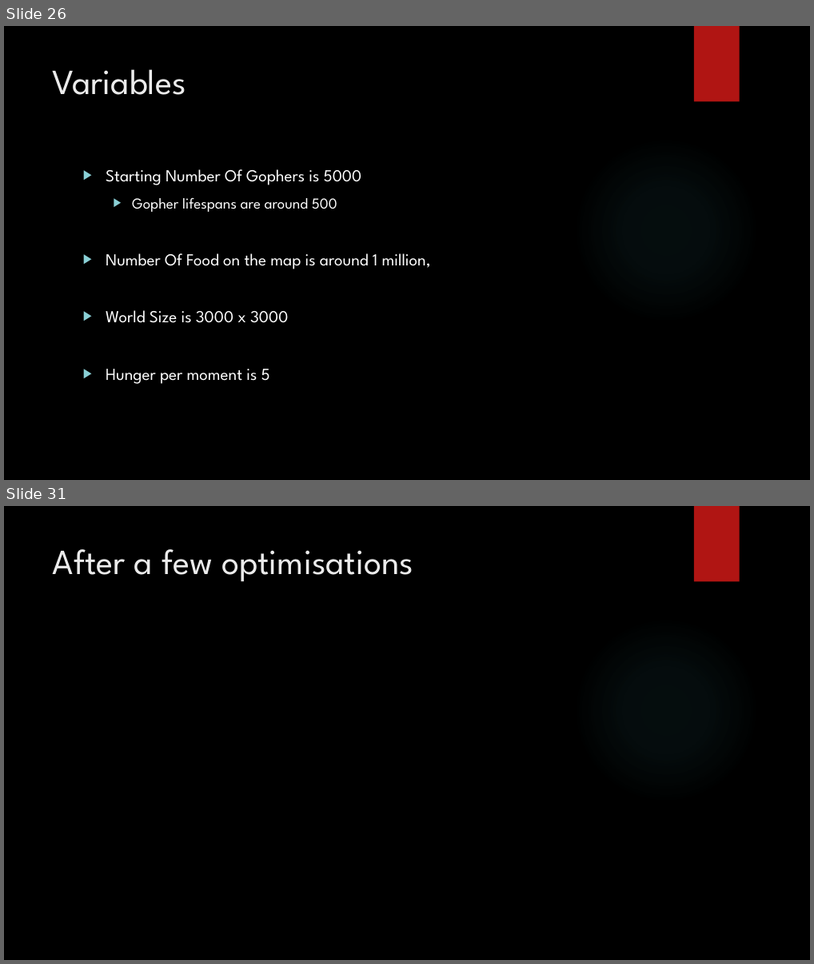
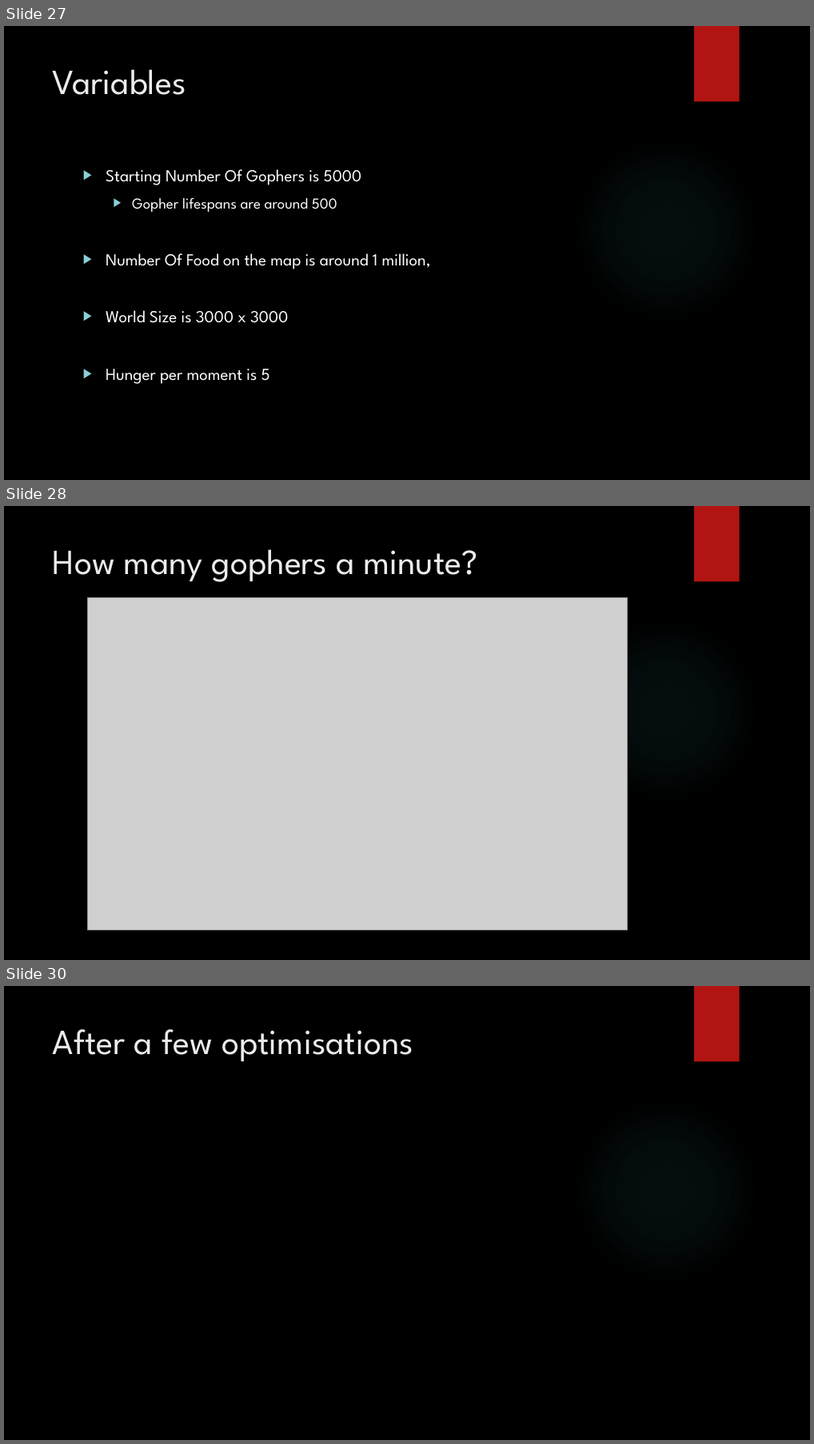
Before and after one commit to jaminologist/GopherLife, a slide deck: GopherLife.pptx. Shown one above the other, each under a label of ours: slides 26 and 31 before the commit, slides 27, 28 and 30 after it; the slides between them are not shown. The pictures are 814x964 and 814x1444 pixels, drawn with LibreOffice and Linux fonts; fonts in the diff are those of the drawing; grey boxes stand for pictures; background and template pictures are left out. Boxes give left, top, right and bottom in pixels: in the first picture for what was removed or moved away, otherwise in the second. Text is boxed around its words. In the diff, an @@ line names an element or a change of style, - is before the commit and + after.

```diff
--- a/GopherLife.pptx
+++ b/GopherLife.pptx
@@ slide 28 added at bbox=[4, 506, 810, 960], background picture (left out); not listed: 2 template elements that a slide beside it also shows @@
@@ title added at bbox=[53, 549, 478, 582], 42 pt, text #EBEBEB @@
+How many gophers a minute?
@@ picture added at bbox=[87, 598, 628, 930] @@
@@ what was slide 26 is now slide 27 @@
@@ what was slide 31 is now slide 30 @@
```
Also in this commit, not shown: 6 slides changed, 3 other slides added, 5 slides removed, 3 other files.
